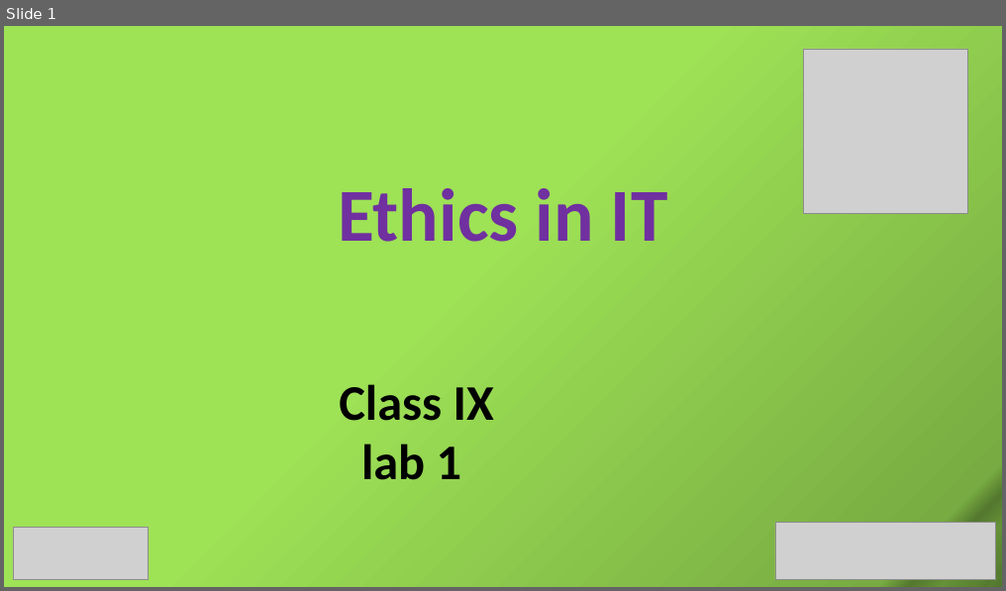
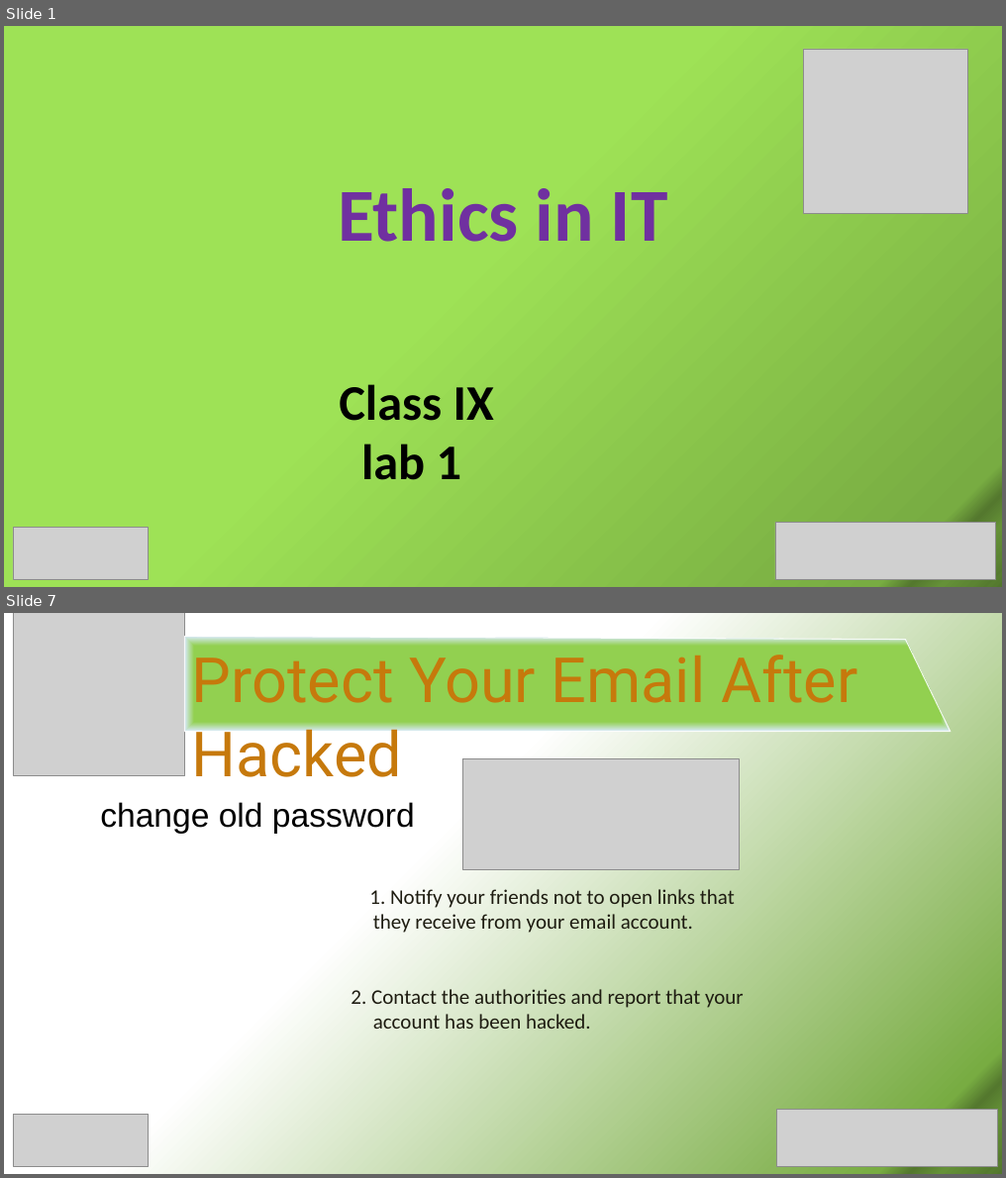
Before and after one commit to SabitDeepto/IIDP, a slide deck: class 10/1.Ethics in IT/2. Presentation/Ethics 1.pptx. Shown one above the other, each under a label of ours: slide 1 before the commit, slides 1 and 7 after it; the slides between them are not shown. The pictures are 1006x591 and 1006x1178 pixels, drawn with LibreOffice and Linux fonts; fonts in the diff are those of the drawing; grey boxes stand for pictures. Boxes give left, top, right and bottom in pixels: in the first picture for what was removed or moved away, otherwise in the second. Text is boxed around its words. In the diff, an @@ line names an element or a change of style, - is before the commit and + after.

```diff
--- a/class 10/1.Ethics in IT/2. Presentation/Ethics 1.pptx
+++ b/class 10/1.Ethics in IT/2. Presentation/Ethics 1.pptx
@@ slide 7 added at (4,613,1002,1174), background gradient #FFFFFF to #78AC42 to #54782E to #659138 to #5C8433 to #557A2F to #577D30 to #52762D @@
@@ picture added at (13,613,184,775) @@
@@ freeform shape added at (184,636,950,731), fill gradient #92D050 to #D8E9FA, outline #FFFFFF 1 pt @@
@@ text added at (192,655,857,777), 60 pt, text #C6790C @@
+Protect Your Email After Hacked
@@ picture added at (462,759,740,869) @@
@@ text added at (100,802,415,834), 32 pt, text #000000 @@
+change old password
@@ text added at (350,889,744,1029), 20 pt, text #1E1C11 @@
+1. Notify your friends not to open links that they receive from your email account.
+2. Contact the authorities and report that your account has been hacked.
@@ picture added at (13,1115,148,1166) @@
@@ picture added at (776,1109,997,1167) @@
```
Also in this commit, not shown: 1 slide changed, 5 other slides added, 5 slides removed, 5 other files.
